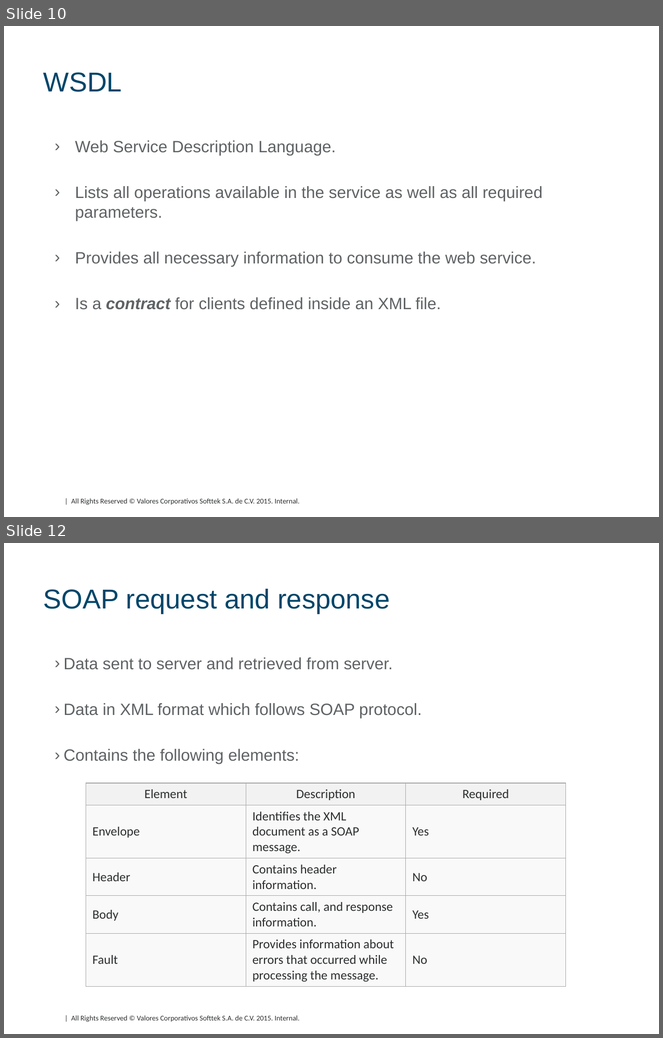
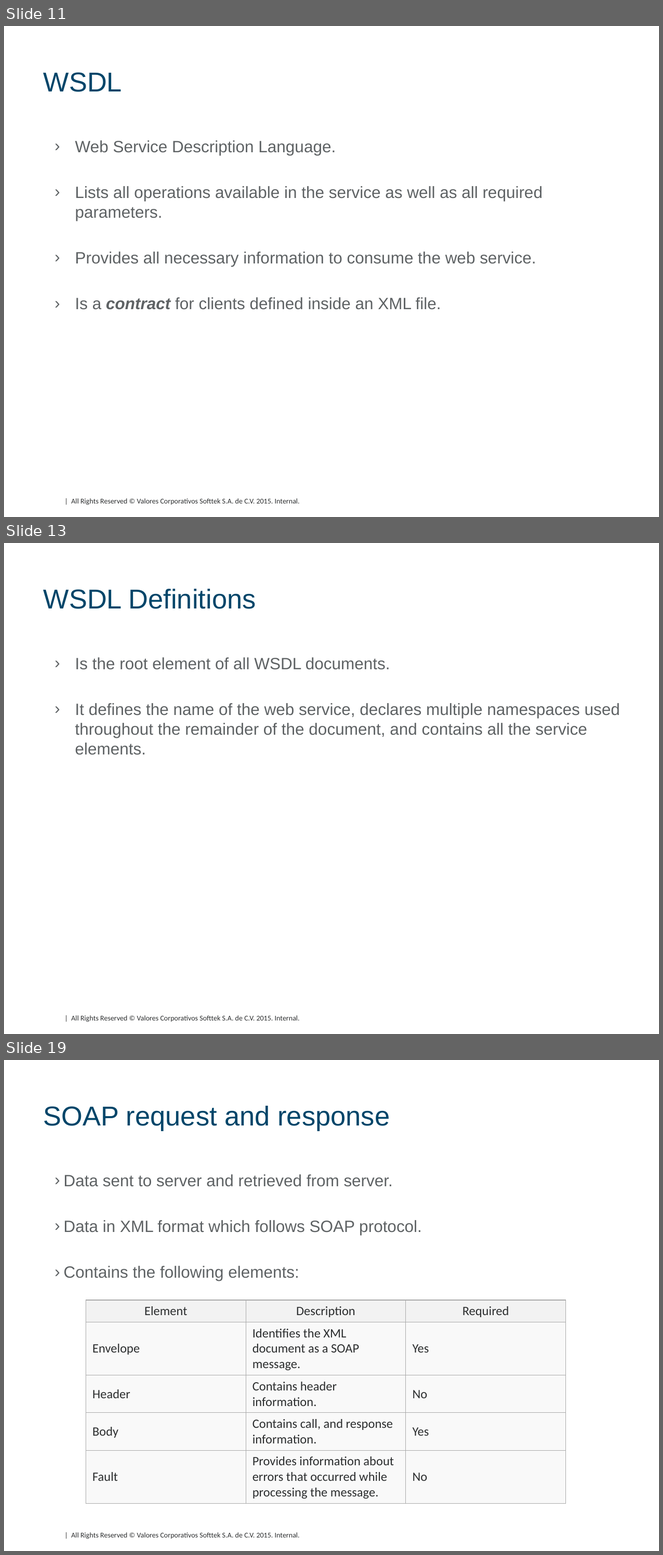
Before and after one commit to DavidHertz/WebServices, a slide deck: SOAP/doc/SOAP.pptx. Shown one above the other, each under a label of ours: slides 10 and 12 before the commit, slides 11, 13 and 19 after it; the slides between them are not shown. The pictures are 663x1038 and 663x1555 pixels, drawn with LibreOffice and Linux fonts; fonts in the diff are those of the drawing; background and template pictures are left out. Boxes give left, top, right and bottom in pixels: in the first picture for what was removed or moved away, otherwise in the second. Text is boxed around its words. In the diff, an @@ line names an element or a change of style, - is before the commit and + after.

```diff
--- a/SOAP/doc/SOAP.pptx
+++ b/SOAP/doc/SOAP.pptx
@@ slide 13 added at (x1=4, y1=543, x2=659, y2=1034), background #FFFFFF; not listed: 1 template element that a slide beside it also shows @@
@@ title added at (x1=44, y1=589, x2=256, y2=609), 30 pt, text #004569 @@
+WSDL Definitions
@@ text added at (x1=75, y1=657, x2=620, y2=755), 18 pt, text #5E6264 @@
+› Is the root element of all WSDL documents.
+› It defines the name of the web service, declares multiple namespaces used throughout the remainder of the document, and contains all the service elements.
@@ what was slide 10 is now slide 11 @@
@@ what was slide 12 is now slide 19 @@
```
Also in this commit, not shown: 5 slides changed, 6 other slides added, 16 other files.
